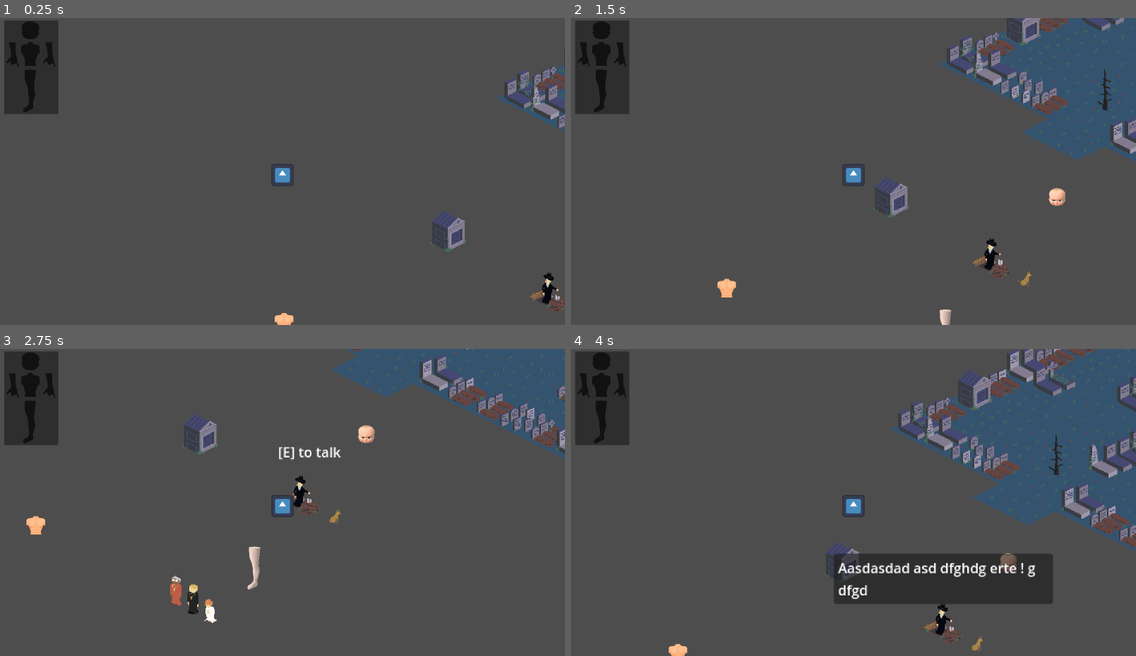
Above: before the commit, frames 1-4 (two rows, left to right).
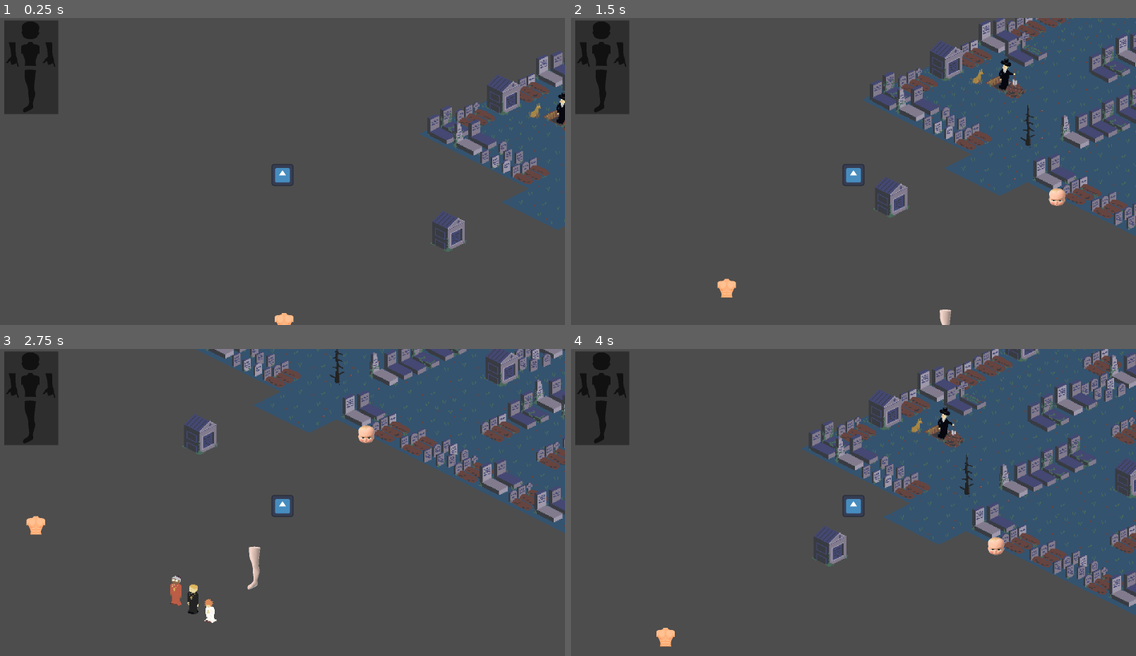
Above: after the commit, the same moments.

Repository: ekaktusz/screamjam2024
Game: Godot game, scene res://Scenes/main.tscn
The game is run twice, just before and just after one commit, with the same random seed, the same clock (stepped at 60 frames per second) and the same inputs. The engine's default icon, where the game draws it, is replaced by a stand-in: a white triangle on a blue panel in a dark square.
Inputs:
- Up to frame 1 (0.25 s): no input
- Up to frame 2 (1.5 s): tap Enter at 0.5 s; hold Right (ui_right) 0.53-1.28 s; hold E (interact) 0.53-1.28 s; hold Down (ui_down) from 1.28 s (still down); tap E (interact) at 1.35 s
- Up to frame 3 (2.75 s): release Down (ui_down) at 2.03 s; hold Right (ui_right) from 2.03 s (still down); hold E (interact) from 2.03 s (still down)
- Up to frame 4 (4 s): release Right (ui_right) at 2.78 s; release E (interact) at 2.78 s; hold Up (ui_up) 2.78-3.53 s; tap E (interact) at 2.85 s; hold Left (ui_left) from 3.53 s (still down); hold E (interact) from 3.53 s (still down)

The runs differ from the first frame. In frame 1, 6.6% of the frame differs, in the area x 74-100%, y 10-96%; in frame 2, 14%; in frame 3, 15%; in frame 4, 26%, in the area x 15-100%, y 0-100%.

Commit message:
Graveyard characters moved to scene.

Diff:
--- a/Scenes/Graveyard/graveyard.tscn
+++ b/Scenes/Graveyard/graveyard.tscn
@@ -1,17 +1,23 @@
-[gd_scene load_steps=3 format=4 uid="uid://uf62v7rjeu3b"]
+[gd_scene load_steps=5 format=4 uid="uid://uf62v7rjeu3b"]
 
 [ext_resource type="PackedScene" uid="uid://byqsaebfr2wqt" path="res://Scenes/Tilemap/tile_map_layer_first_floor.tscn" id="1_nb32e"]
 [ext_resource type="PackedScene" uid="uid://6qvylrim0xte" path="res://Scenes/Tilemap/tile_map_layer_ground_floor.tscn" id="2_l3wsg"]
+[ext_resource type="PackedScene" uid="uid://bqjxavh6ofayf" path="res://Scenes/NPC/Npcs/GraveDigger.tscn" id="3_e1mnf"]
+[ext_resource type="PackedScene" uid="uid://48ocntxl43oe" path="res://Scenes/NPC/Npcs/Dog.tscn" id="4_xtb8y"]
 
 [node name="Graveyard" type="Node2D"]
 
 [node name="TileMapLayerFirstFloor" parent="." instance=ExtResource("1_nb32e")]
 z_index = 1
-position = Vector2(187, 22)
 tile_map_data = PackedByteArray("AAAFAP3/AAACAAEAAAAEAP3/AAACAAIAAAADAPz/AAABAAIAAAACAPz/AAABAAMAAAADAPv/AAACAAQAAAAEAP …(4096 unchanged characters)…
 metadata/_edit_lock_ = true
 
 [node name="TileMapLayerGroundFloor" parent="." instance=ExtResource("2_l3wsg")]
-position = Vector2(187, 22)
 tile_map_data = PackedByteArray("AAAIAPz/AAAAAAAAAAAHAPv/AAAAAAAAAAAGAPv/AAAAAAIAAAAFAPr/AAAAAAIAAAADAPz/AAAAAAIAAAAEAP …(8272 unchanged characters)…
 metadata/_edit_lock_ = true
+
+[node name="Dog" parent="." instance=ExtResource("4_xtb8y")]
+position = Vector2(295, -74)
+
+[node name="GraveDigger" parent="." instance=ExtResource("3_e1mnf")]
+position = Vector2(329, -72)
--- a/Scenes/main.tscn
+++ b/Scenes/main.tscn
@@ -1,12 +1,10 @@
-[gd_scene load_steps=15 format=3 uid="uid://ct5a81kc8suuw"]
+[gd_scene load_steps=13 format=3 uid="uid://ct5a81kc8suuw"]
 
 [ext_resource type="Script" path="res://Scenes/main.gd" id="1_13k28"]
 [ext_resource type="PackedScene" uid="uid://clflyn1b5u5hp" path="res://Scenes/canvas_modulate.tscn" id="1_cwatj"]
 [ext_resource type="PackedScene" uid="uid://6qvylrim0xte" path="res://Scenes/Tilemap/tile_map_layer_ground_floor.tscn" id="1_rv4jy"]
 [ext_resource type="PackedScene" uid="uid://yspo5jyeg5s0" path="res://Scenes/Character/character_body_2d.tscn" id="2_ssn54"]
 [ext_resource type="PackedScene" uid="uid://byqsaebfr2wqt" path="res://Scenes/Tilemap/tile_map_layer_first_floor.tscn" id="3_e2lyt"]
-[ext_resource type="PackedScene" uid="uid://bqjxavh6ofayf" path="res://Scenes/NPC/Npcs/GraveDigger.tscn" id="3_hi2af"]
-[ext_resource type="PackedScene" uid="uid://48ocntxl43oe" path="res://Scenes/NPC/Npcs/Dog.tscn" id="5_m3xv3"]
 [ext_resource type="PackedScene" uid="uid://bpgf0ho8ohbeg" path="res://Scenes/NPC/Npcs/Priest1.tscn" id="6_pc0e0"]
 [ext_resource type="PackedScene" uid="uid://t24335gumm23" path="res://Scenes/NPC/Npcs/Priest2.tscn" id="7_qlpmb"]
 [ext_resource type="PackedScene" uid="uid://7sm8u7xuo3a1" path="res://Scenes/Inventory/Items/Head/Head.tscn" id="7_trbra"]
@@ -23,12 +21,6 @@
 [node name="CanvasModulate" parent="." instance=ExtResource("1_cwatj")]
 visible = false
 color = Color(0.0403748, 0.075197, 0.0820313, 1)
-
-[node name="GraveDigger" parent="." instance=ExtResource("3_hi2af")]
-position = Vector2(312, 139)
-
-[node name="Dog" parent="." instance=ExtResource("5_m3xv3")]
-position = Vector2(351, 163)
 
 [node name="Priest1" parent="." instance=ExtResource("6_pc0e0")]
 position = Vector2(187, 260)
